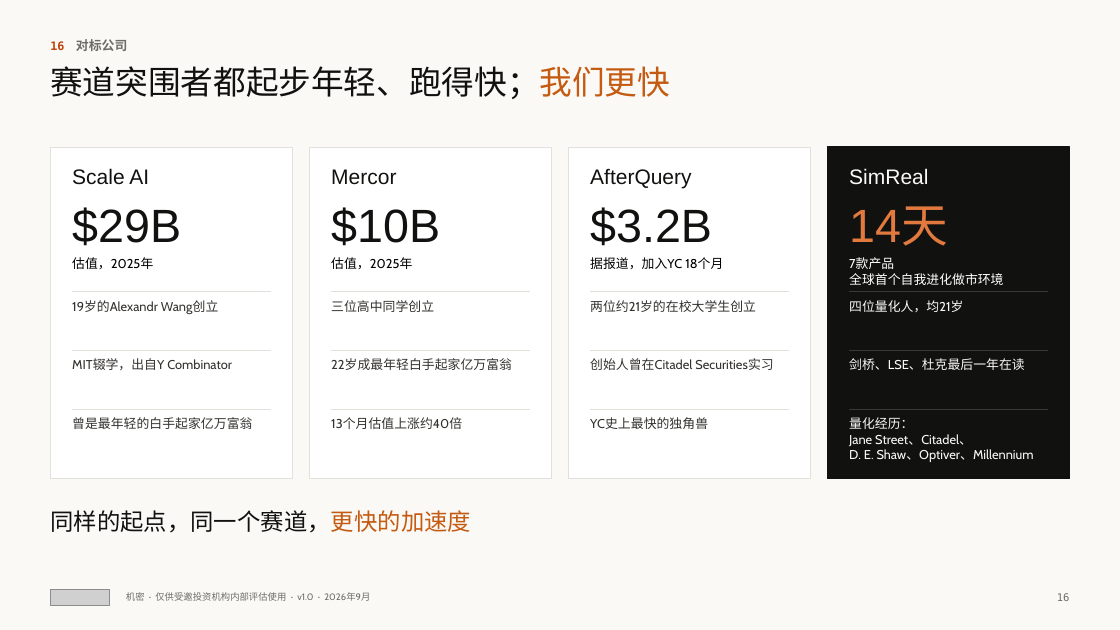
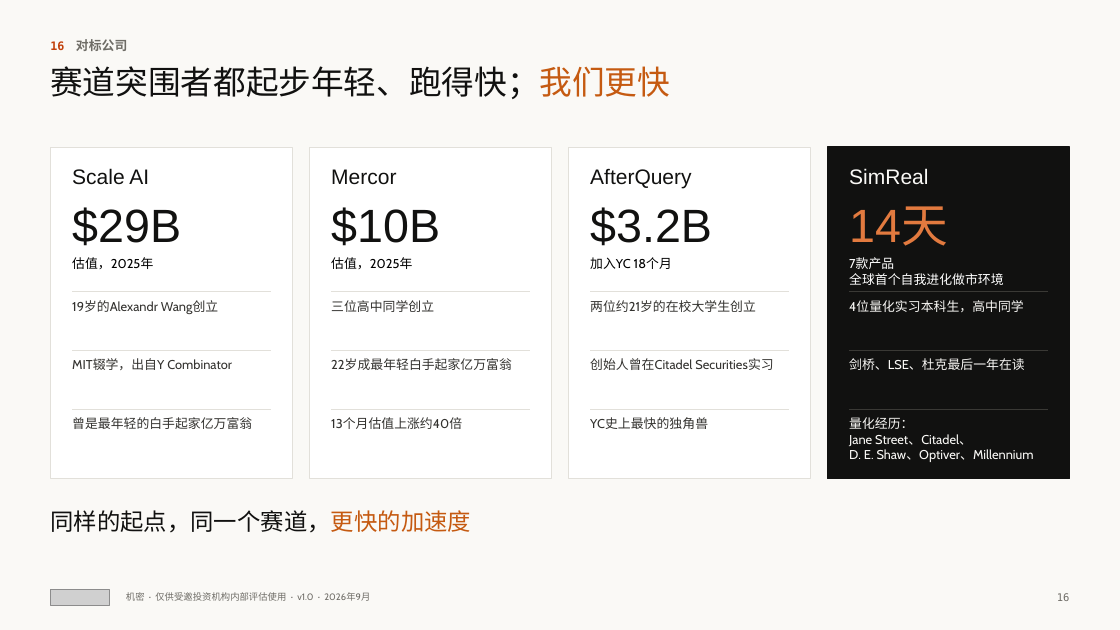
Before and after one commit to wangchen0802/Delta1, a slide deck: slide 16 of SimReal-BP-v17.pptx. Drawn at 1120x630 pixels with LibreOffice and Linux fonts; fonts in the diff are those of the drawing; grey boxes stand for pictures. Boxes give left, top, right and bottom in pixels: in the first picture for what was removed or moved away, otherwise in the second. Text is boxed around its words. In the diff, an @@ line names an element or a change of style, - is before the commit and + after.

```diff
--- a/SimReal-BP-v17.pptx
+++ b/SimReal-BP-v17.pptx
@@ text at (x1=590, y1=257, x2=672, y2=269): text changed @@
-据报道，加入YC 18个月
+加入YC 18个月
@@ text at (x1=849, y1=300, x2=1023, y2=312): text changed @@
-四位量化人，均21岁
+4位量化实习本科生，高中同学
```
Also in this commit, not shown: 3 other slides changed, 1 slide added, 1 slide removed, 2 other files.
